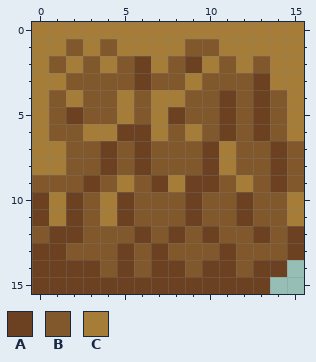
Pixel-art sprite, stored at Sprites/Tiles/Solid/SolidDirt.png. Above is the file before it was changed.
The file is 16x16 pixels.
Palette (. is transparent): A #6b4121  B #81582c  C #a57d39
Pixels before, first column x 0:
 0 CCCCCCCCCCCCCCCC
 1 CCBCBCCCCBBCCCCC
 2 CBCBCBACBACBCBCC
 3 CCBBBBABBCBBBACC
 4 CBCBBCBCCBBABABC
 5 CBABBCBCABBABABC
 6 CBBCCAACBCBABABC
 7 CCBBABABBBACBBAB
 8 CCBBABABBBACBBAB
 9 BBBABCBACAABCBAB
10 ACABCABBBABBABBC
11 ACABCABBBABBABBC
12 BAABBBABABABBABA
13 AABBBABABBBABBBA
14 AAAABABAABAABAA.
15 AAAAAAAAAAAAAA..
After the commit:
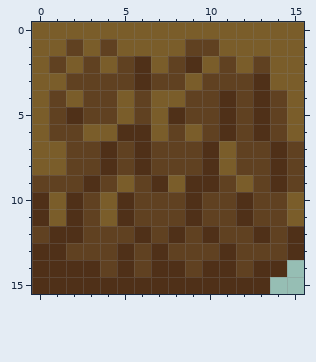
Difference:
colour A: #6b4121 -> #4f3018
colour B: #81582c -> #604121
colour C: #a57d39 -> #7a5d2a
Boxes around the changes in both pictures, in picture pixels (x1, y1, x2, y2):
changed: (32, 22, 304, 294)
